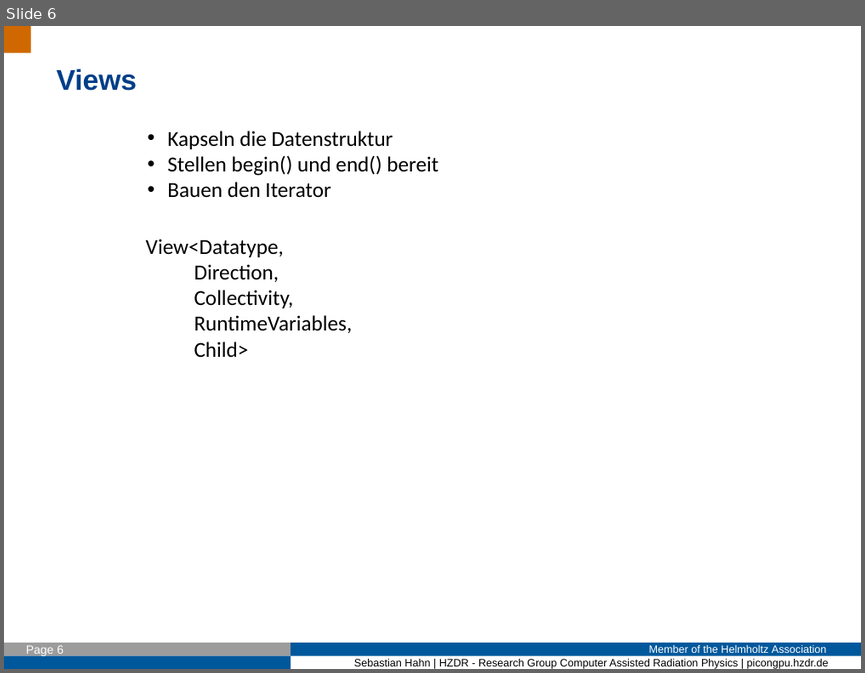
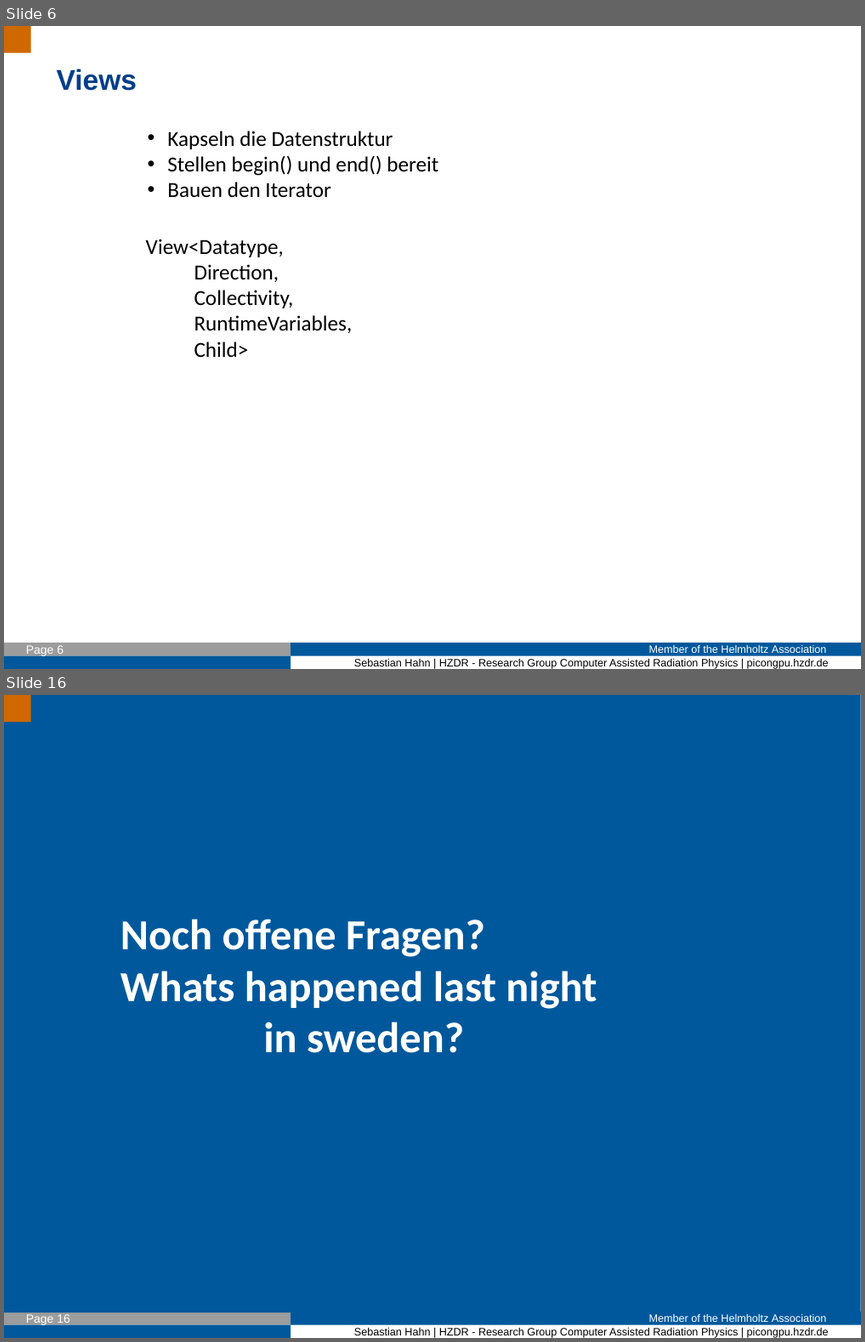
Before and after one commit to Fettpet/DeepIterator, a slide deck: Presi/2017_01_16_Intro.odp. Shown one above the other, each under a label of ours: slide 6 before the commit, slides 6 and 16 after it; the slides between them are not shown. The pictures are 865x673 and 865x1342 pixels, drawn with LibreOffice and Linux fonts; fonts in the diff are those of the drawing; background and template pictures are left out. Boxes give left, top, right and bottom in pixels: in the first picture for what was removed or moved away, otherwise in the second. Text is boxed around its words. In the diff, an @@ line names an element or a change of style, - is before the commit and + after.

```diff
--- a/Presi/2017_01_16_Intro.odp
+++ b/Presi/2017_01_16_Intro.odp
@@ slide 16 added at bbox=[4, 695, 861, 1338], background #FFFFFF; not listed: 6 template elements that a slide beside it also shows @@
@@ rectangle added at bbox=[4, 695, 861, 1312], fill #00589C @@
@@ rectangle added at bbox=[4, 695, 30, 721], fill #CF6800 @@
@@ text added at bbox=[120, 919, 596, 1053], 36 pt, text #FFFFFF, bold @@
+Noch offene Fragen?
+Whats happened last night
+in sweden?
```
Also in this commit, not shown: 6 slides changed, 3 other slides added.
